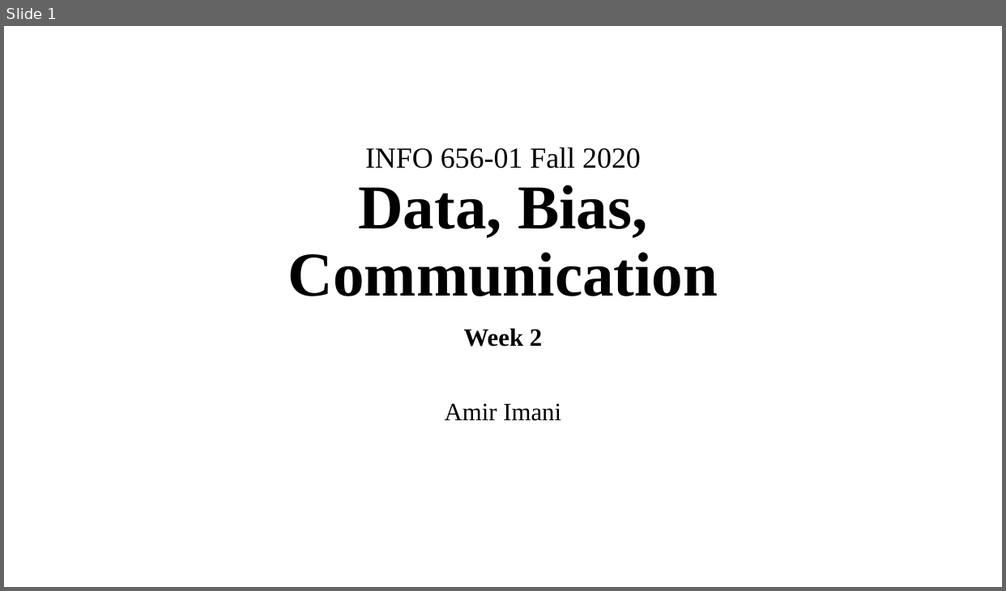
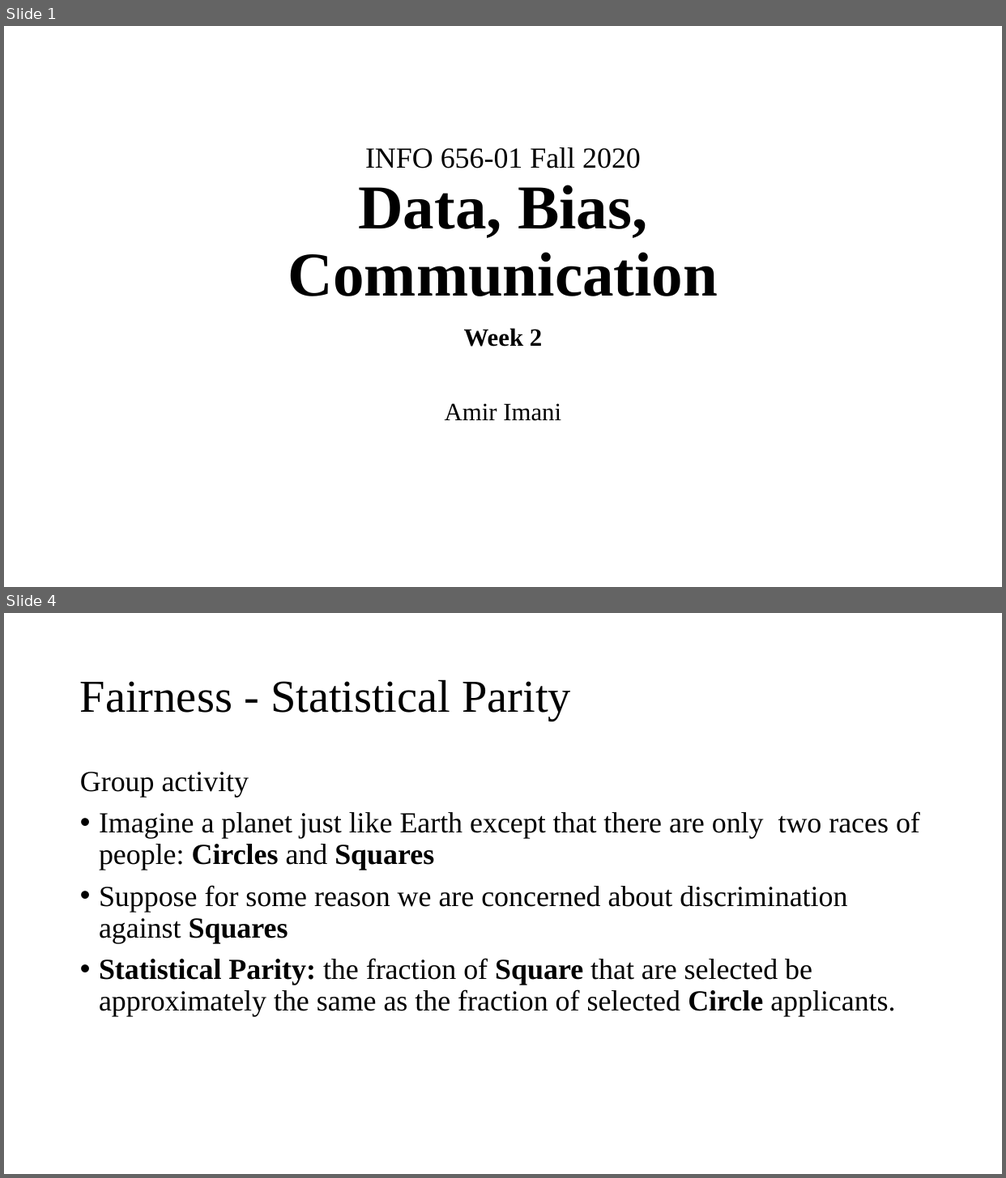
Before and after one commit to Amirosimani/Machine_Learning_Pratt, a slide deck: course slides/week_02.pptx. Shown one above the other, each under a label of ours: slide 1 before the commit, slides 1 and 4 after it; the slides between them are not shown. The pictures are 1006x591 and 1006x1178 pixels, drawn with LibreOffice and Linux fonts; fonts in the diff are those of the drawing. Boxes give left, top, right and bottom in pixels: in the first picture for what was removed or moved away, otherwise in the second. Text is boxed around its words. In the diff, an @@ line names an element or a change of style, - is before the commit and + after.

```diff
--- a/course slides/week_02.pptx
+++ b/course slides/week_02.pptx
@@ slide 4 added at (4, 613, 1002, 1174), background #FFFFFF @@
@@ title added at (80, 679, 571, 721), 44 pt, text #000000 @@
+Fairness - Statistical Parity
@@ text added at (80, 772, 920, 1017), 28 pt, text #000000 @@
+Group activity
+• Imagine a planet just like Earth except that there are only two races of people: Circles and Squares
+• Suppose for some reason we are concerned about discrimination against Squares
+• Statistical Parity: the fraction of Square that are selected be approximately the same as the fraction of selected Circle applicants.
```
Also in this commit, not shown: 2 slides changed, 3 other slides added, 1 slide removed, 3 other files.
